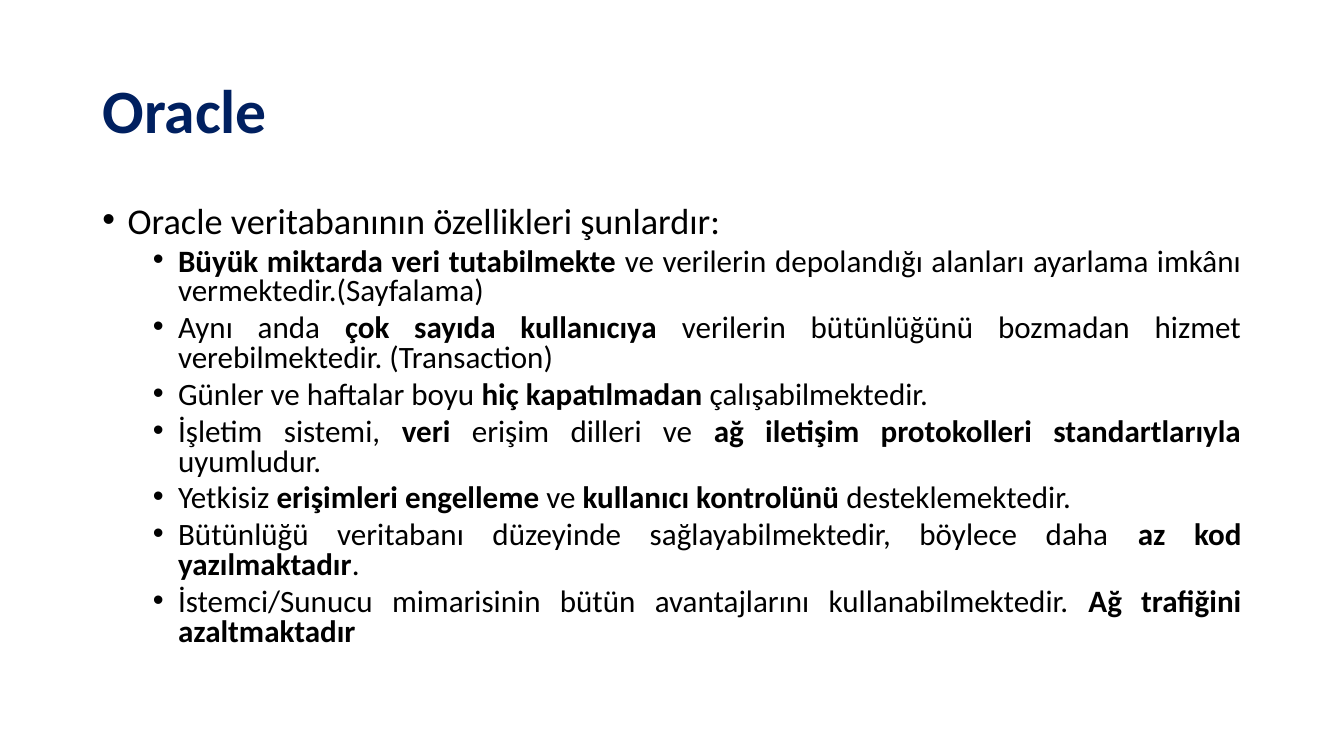
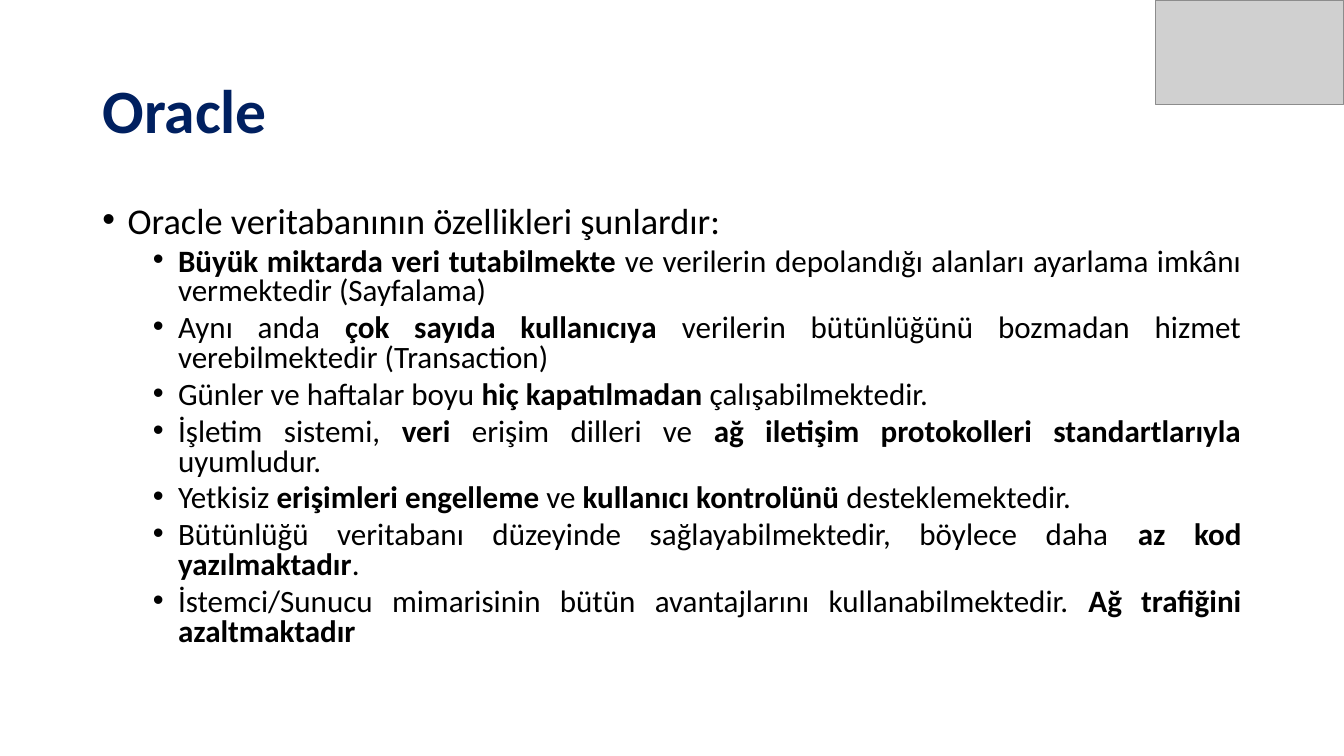
Before and after one commit to SevdanurGENC/Oracle-DB-SQL-Developer-Lecture-Notes, a slide deck: slide 4 of Slides/Oracle DB & SQL Developer - Bolum I.pptx. Drawn at 1344x756 pixels with LibreOffice and Linux fonts; fonts in the diff are those of the drawing; grey boxes stand for pictures. Boxes give left, top, right and bottom in pixels: in the first picture for what was removed or moved away, otherwise in the second. Text is boxed around its words. In the diff, an @@ line names an element or a change of style, - is before the commit and + after.

```diff
--- a/Slides/Oracle DB & SQL Developer - Bolum I.pptx
+++ b/Slides/Oracle DB & SQL Developer - Bolum I.pptx
@@ picture added at box(1156, 0, 1344, 105) @@
@@ text at box(178, 250, 1241, 372): text changed @@
-  • Büyük miktarda veri tutabilmekte ve verilerin depolandığı alanları ayarlama imkânı vermektedir.(Sayfalama)
-  • Aynı anda çok sayıda kullanıcıya verilerin bütünlüğünü bozmadan hizmet verebilmektedir. (Transaction)
+  • Büyük miktarda veri tutabilmekte ve verilerin depolandığı alanları ayarlama imkânı vermektedir (Sayfalama)
+  • Aynı anda çok sayıda kullanıcıya verilerin bütünlüğünü bozmadan hizmet verebilmektedir (Transaction)
```
Also in this commit, not shown: 6 other slides changed, 2 other files.
